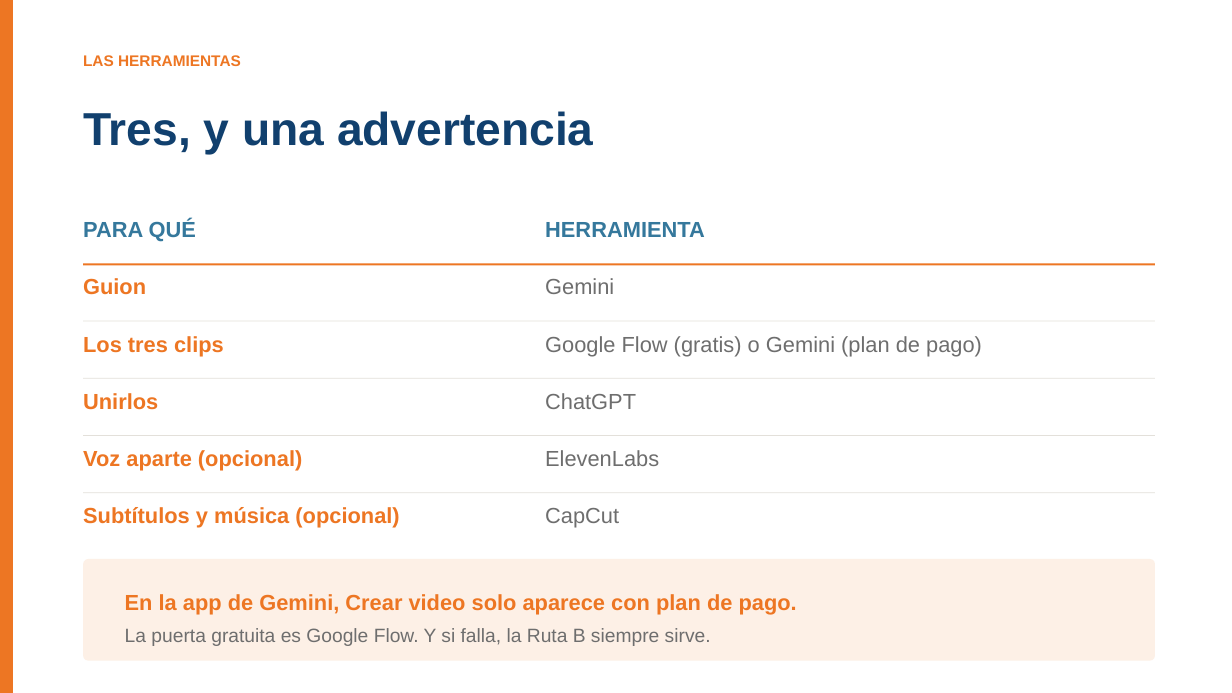
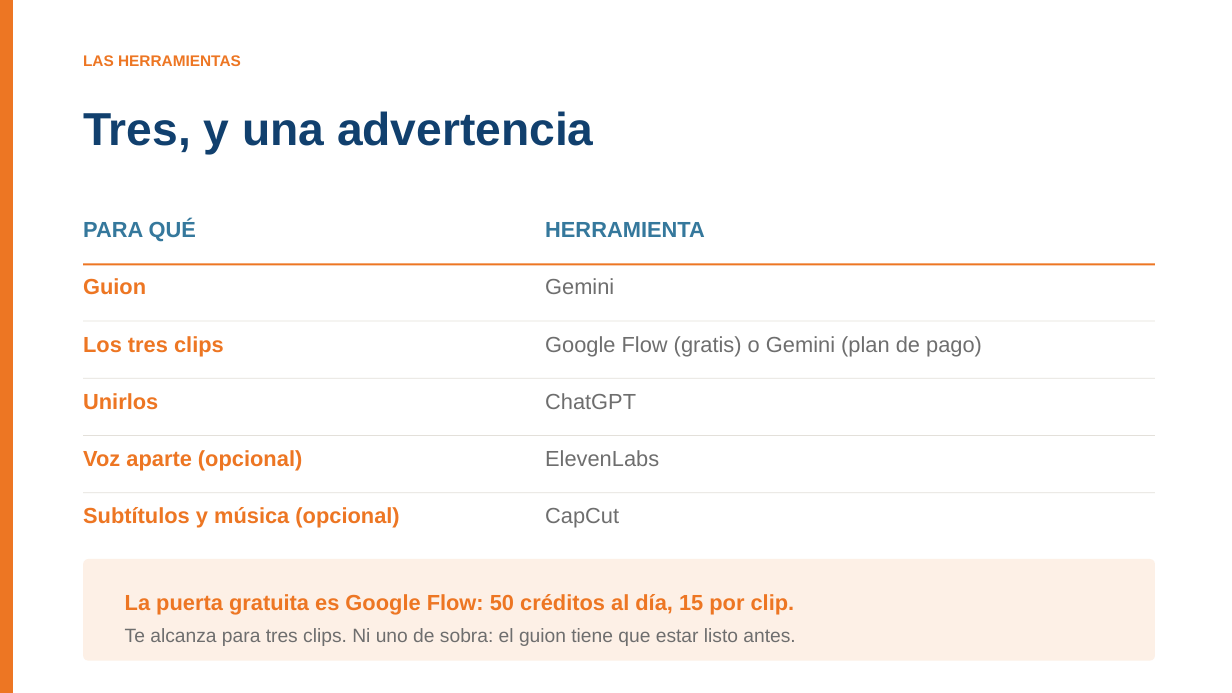
Before and after one commit to BioAITeamLearning/IntroInfo_2026_02_Ucaldas, a slide deck: slide 4 of _static/sesion06/S06_audio_imagen_video.pptx. Drawn at 1232x693 pixels with LibreOffice and Linux fonts; fonts in the diff are those of the drawing. Boxes give left, top, right and bottom in pixels: in the first picture for what was removed or moved away, otherwise in the second. Text is boxed around its words. In the diff, an @@ line names an element or a change of style, - is before the commit and + after.

```diff
--- a/_static/sesion06/S06_audio_imagen_video.pptx
+++ b/_static/sesion06/S06_audio_imagen_video.pptx
@@ text at (125, 594, 795, 646): text changed @@
-En la app de Gemini, Crear video solo aparece con plan de pago.
-La puerta gratuita es Google Flow. Y si falla, la Ruta B siempre sirve.
+La puerta gratuita es Google Flow: 50 créditos al día, 15 por clip.
+Te alcanza para tres clips. Ni uno de sobra: el guion tiene que estar listo antes.
```
Also in this commit, not shown: 1 other slide changed, 1 other file.
